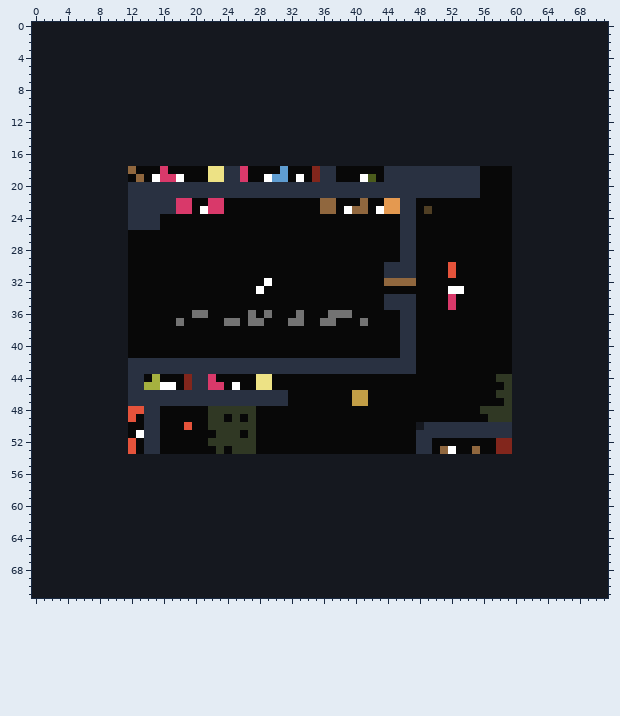
Sprite sheet: 312level.png. The picture above is the old version.
The file is 72x72 pixels. Colours within 5 levels of each other are drawn and written as one.
New version:
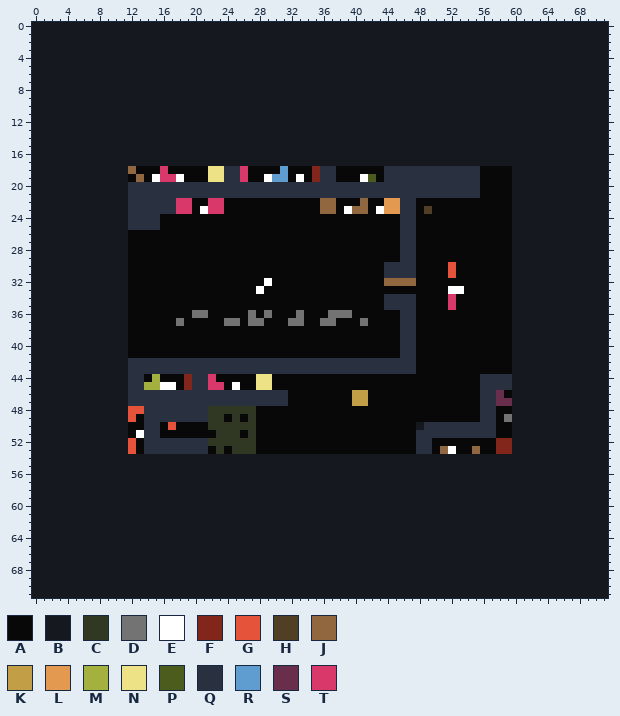
Palette (. is transparent): A #080808  B #15181f  C #303824  D #737373  E #ffffff  F #82261c  G #e5533b  H #503f24  J #90673e  K #c29e46  L #e49950  M #a5b13f  N #ede285  P #4b5c1c  Q #293141  R #5f9dd1  S #682e4c  T #d9396a
The commit says: prevent LEVEL IS SHIFT, and pushing grass tiles away
The exact change:
{"y":44,"x":56,"old":"AACC","new":"QQQQ"}
{"y":45,"x":56,"old":"AAAC","new":"QQQQ"}
{"y":46,"x":56,"old":"AACC","new":"QQSA"}
{"y":47,"x":56,"old":"AAAC","new":"QQSS"}
{"y":48,"x":16,"old":"AAAAAA","new":"QQQQQQ"}
{"y":48,"x":56,"old":"CCCC","new":"QQAA"}
{"y":49,"x":16,"old":"AAAAAA","new":"QQQQQQ"}
{"y":49,"x":56,"old":"ACCC","new":"QQAD"}
{"y":50,"x":17,"old":"A","new":"G"}
{"y":50,"x":19,"old":"G","new":"A"}
{"y":50,"x":58,"old":"QQ","new":"AA"}
{"y":51,"x":58,"old":"QQ","new":"AA"}
{"y":52,"x":16,"old":"AAAAAA","new":"QQQQQQ"}
{"y":53,"x":16,"old":"AAAAAA","new":"QQQQQQ"}
{"label":"changed","picture_box":[480,374,512,438]}
{"label":"changed","picture_box":[160,406,208,454]}
